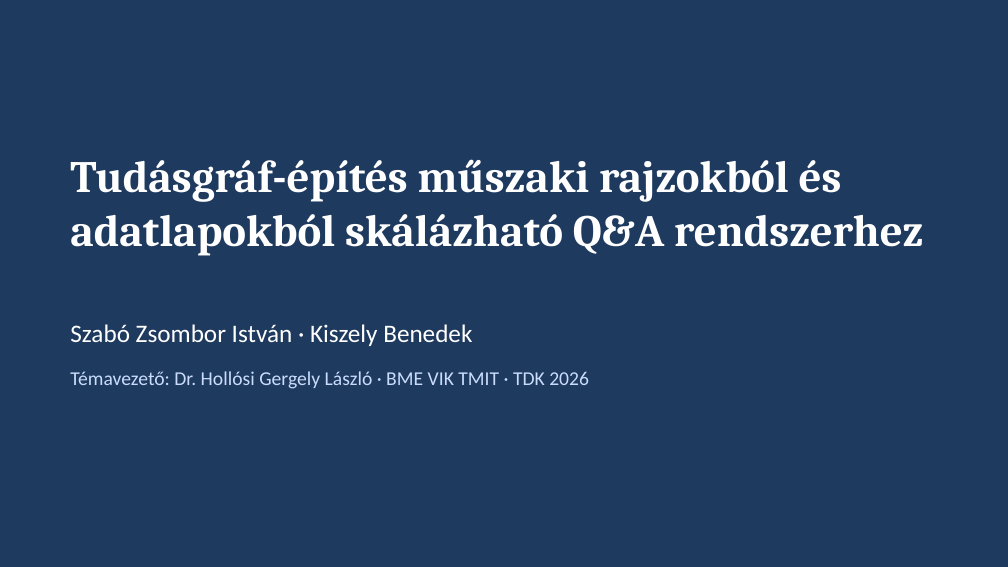
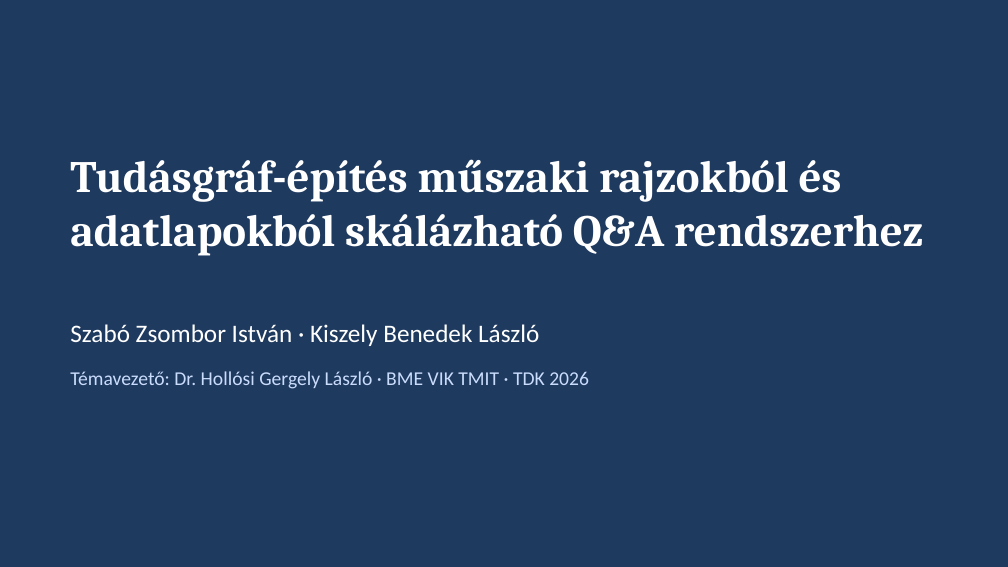
Before and after one commit to Pifu69/plantqa, a slide deck: slide 1 of eloadas/eloadas.pptx. Drawn at 1008x567 pixels with LibreOffice and Linux fonts; fonts in the diff are those of the drawing. Boxes give left, top, right and bottom in pixels: in the first picture for what was removed or moved away, otherwise in the second. Text is boxed around its words. In the diff, an @@ line names an element or a change of style, - is before the commit and + after.

```diff
--- a/eloadas/eloadas.pptx
+++ b/eloadas/eloadas.pptx
@@ text at (x1=70, y1=324, x2=539, y2=346): text changed @@
-Szabó Zsombor István · Kiszely Benedek
+Szabó Zsombor István · Kiszely Benedek László
```
Also in this commit, not shown: 5 other slides changed, 43 other files.
